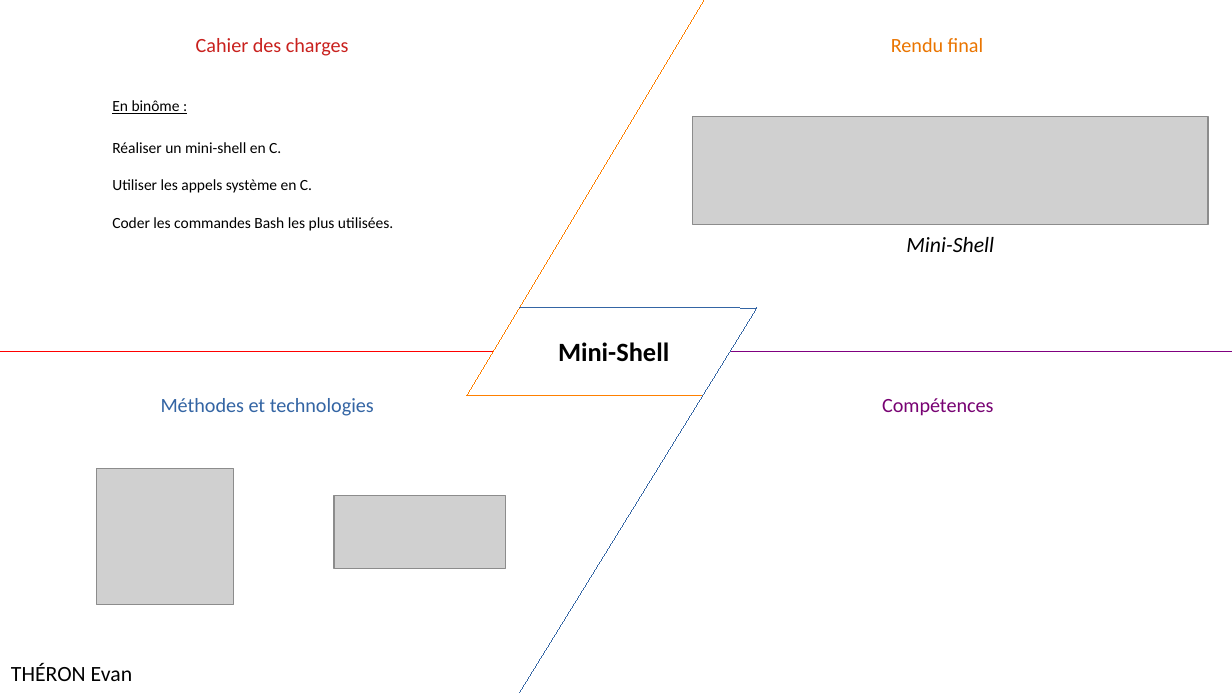
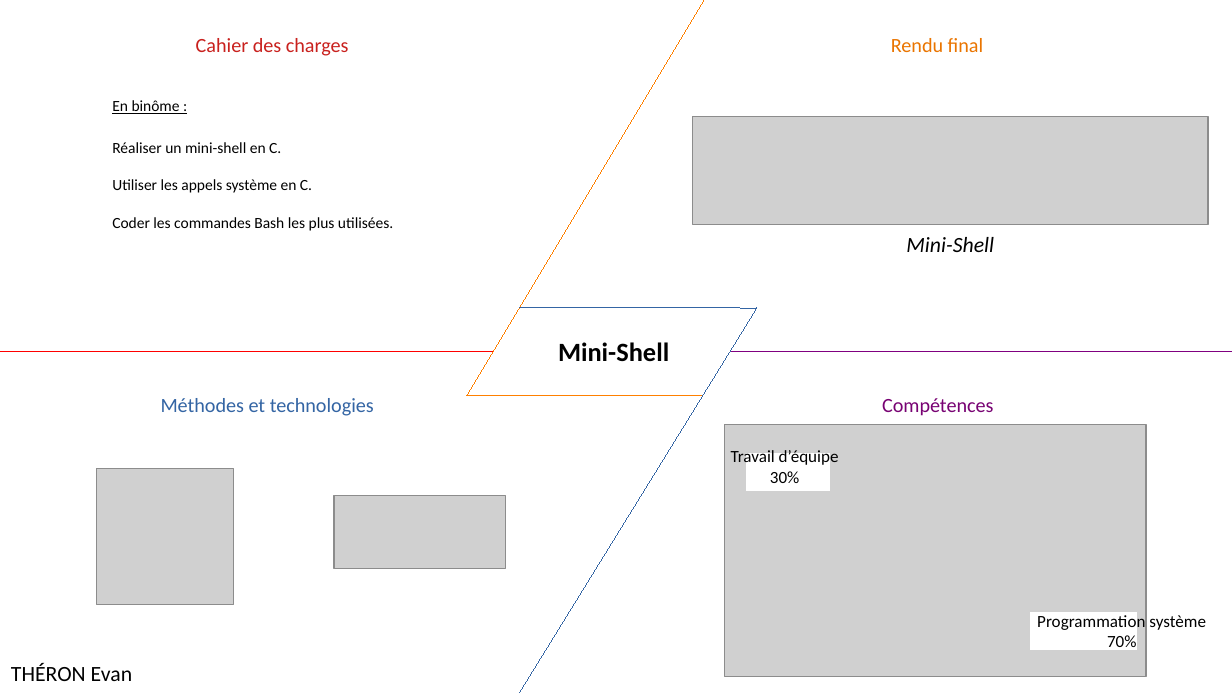
Before and after one commit to evtheron/portfolio, a slide deck: slide 1 of RetEx/Projet_MiniShell_RetEx.odp. Drawn at 1232x693 pixels with LibreOffice and Linux fonts; fonts in the diff are those of the drawing; grey boxes stand for pictures. Boxes give left, top, right and bottom in pixels: in the first picture for what was removed or moved away, otherwise in the second. Text is boxed around its words. In the diff, an @@ line names an element or a change of style, - is before the commit and + after.

```diff
--- a/RetEx/Projet_MiniShell_RetEx.odp
+++ b/RetEx/Projet_MiniShell_RetEx.odp
@@ picture added at box(724, 425, 1146, 677) @@
@@ text added at box(731, 450, 839, 483), 11 pt, text #000000 @@
+Travail d’équipe
+30%
@@ freeform shape added at box(748, 454, 831, 490), fill #FFFFFF, outline #FFFFFF 0.99 pt @@
@@ freeform shape added at box(1031, 613, 1137, 648), fill #FFFFFF, outline #FFFFFF 0.99 pt @@
@@ text added at box(1037, 613, 1206, 653), 11 pt, text #000000 @@
+Programmation système
+70%
```
Also in this commit, not shown: 3 other files.
